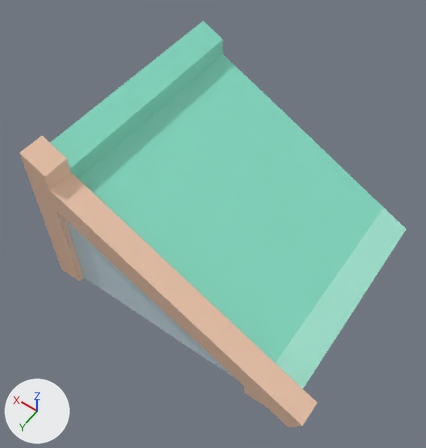
A saved change to the FBX model Assets/Graphics/Models/Buildings/roofLeft.fbx.
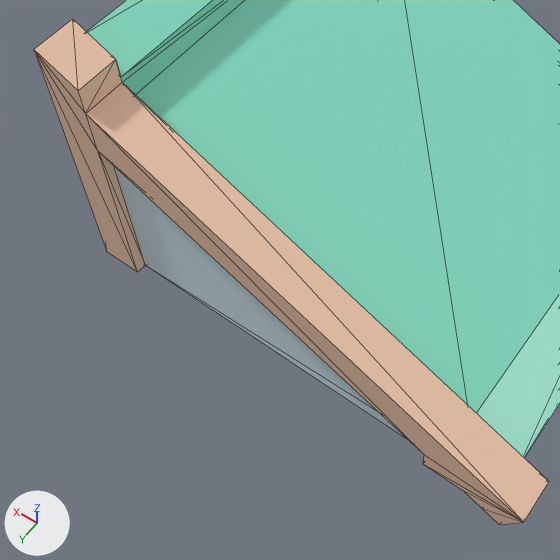
Each version is shown whole from a camera (50 mm lens) standing at (-0.79, 1.237, 2.031) and looking at (0.008, 0.119, 0.274), then close up on the part from 0% to 76% of the width and 28% to 100% of the height. Arrows for +X, +Y and +Z are at lower left; the lights stay in place. The close-ups show mesh edges as thin lines. Where no turn or scale is listed for an object, it has been applied to the vertices. Vertices at the same position are counted once.

The first close-up shows 'roofLeft'.
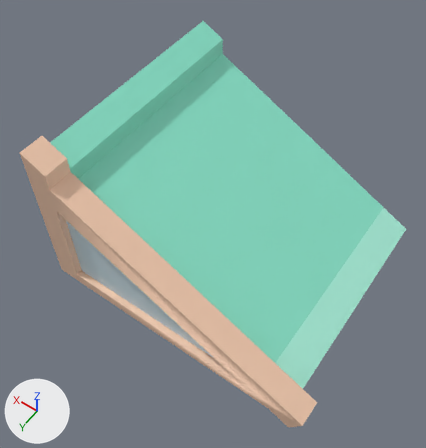
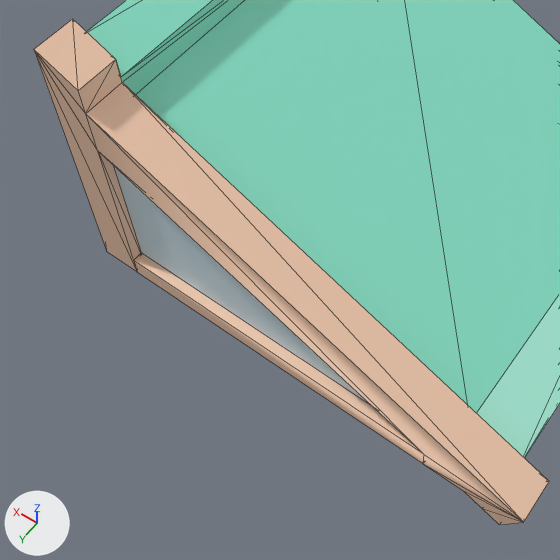
Pixel boxes [x1, y1, x2, y2] of what changed, in the close-ups (560 x 560 px):
part 1 of me_mesh, built on (beige): after [134, 253, 424, 464]

The change, as a list of edits to the scene's bpy script:
```text
Change me_mesh:
    used by ob_roofleft; location = (0.0, 0.0, 0.0)
    remove me_mesh.from_pydata(...)  # 44 vertices, 84 faces; spans x -0.634..0.5, y -0.5..0.5, z -0.045..0.676
    add me_mesh.from_pydata(...)  # 48 vertices, 90 faces; spans x -0.634..0.5, y -0.5..0.5, z -0.045..0.676
    me_mesh part 1
    2 faces are deleted
    4 vertices are added at (0.402, 0.5, 0.05), (0.402, 0.5, 0.0), (0.402, 0.475, 0.05), (0.402, 0.475, 0.0)
    8 new faces join them, mat_wood (beige #f5ccb0)
```
